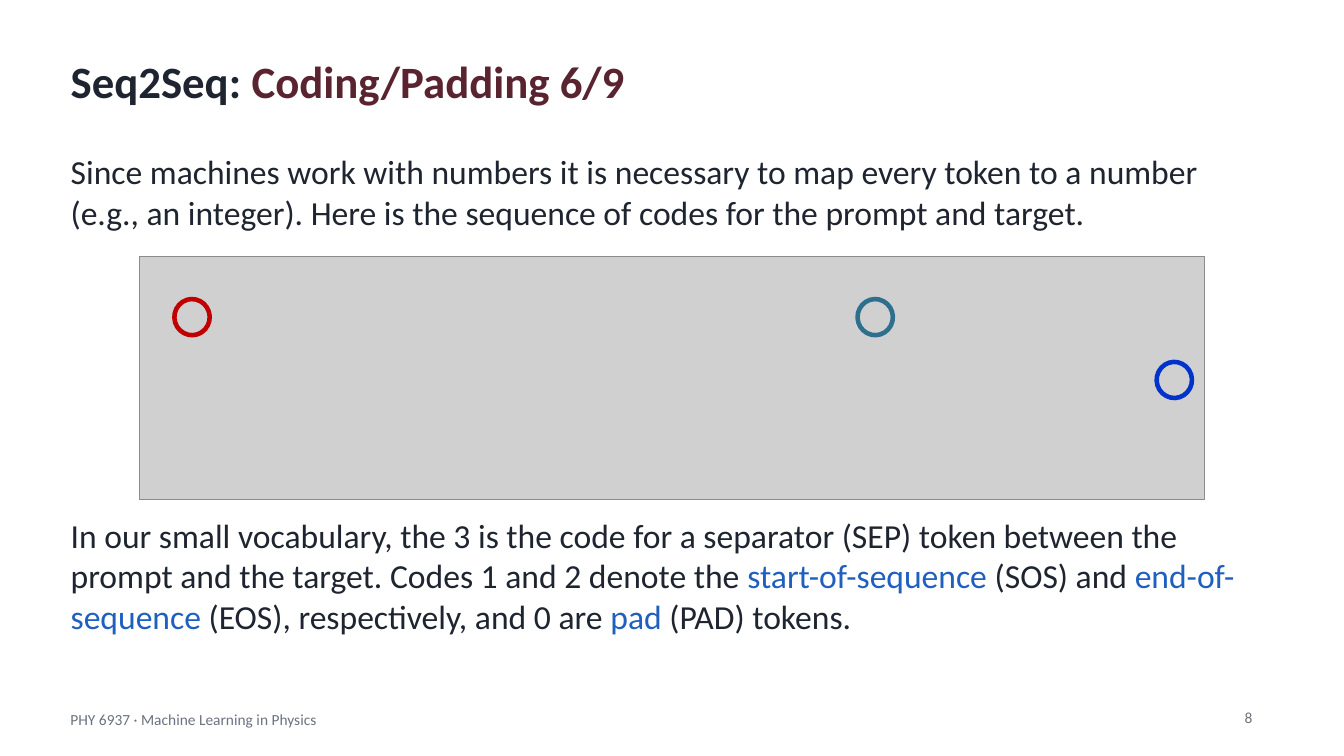
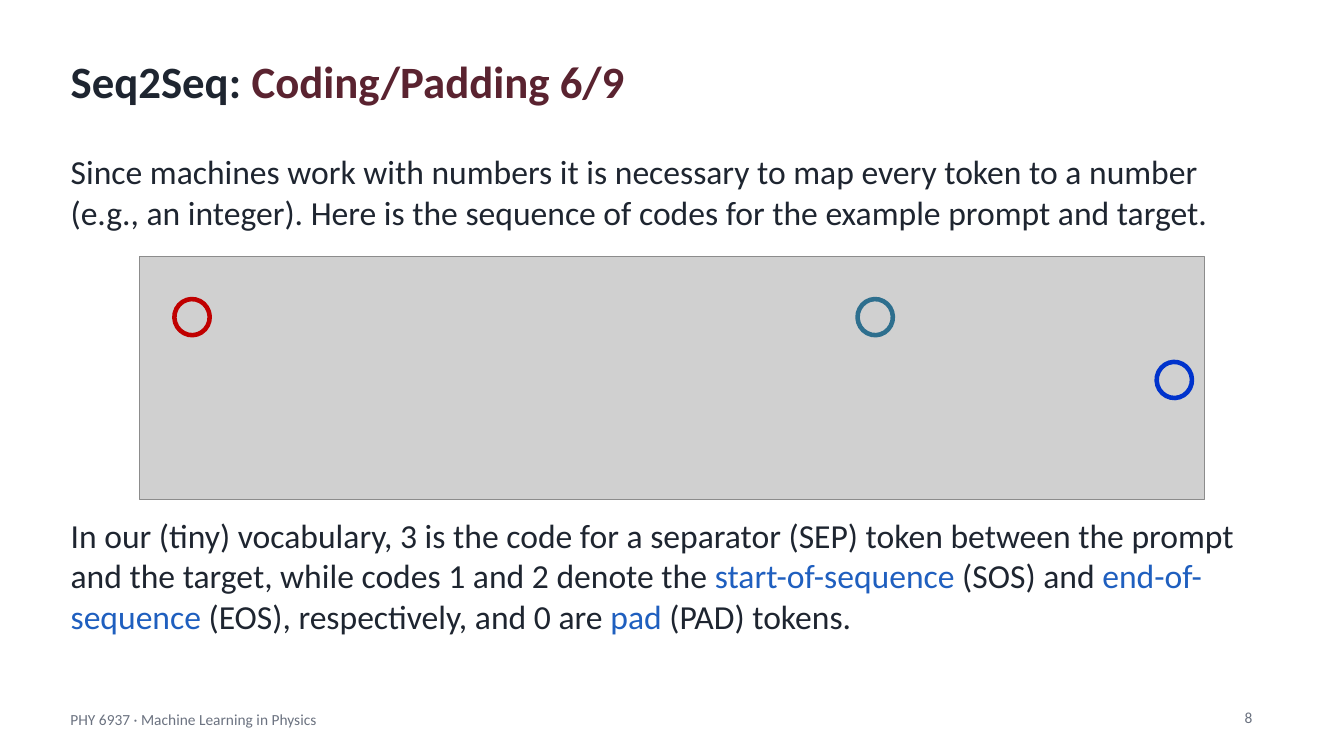
Before and after one commit to hbprosper/mlinphysics, a slide deck: slide 8 of Lectures/08.Transformers/Lecture_TNN.pptx. Drawn at 1344x756 pixels with LibreOffice and Linux fonts; fonts in the diff are those of the drawing; grey boxes stand for pictures. Boxes give left, top, right and bottom in pixels: in the first picture for what was removed or moved away, otherwise in the second. Text is boxed around its words. In the diff, an @@ line names an element or a change of style, - is before the commit and + after.

```diff
--- a/Lectures/08.Transformers/Lecture_TNN.pptx
+++ b/Lectures/08.Transformers/Lecture_TNN.pptx
@@ text at [71, 160, 1234, 635]: text changed @@
-Since machines work with numbers it is necessary to map every token to a number (e.g., an integer). Here is the sequence of codes for the prompt and target.
-In our small vocabulary, the 3 is the code for a separator (SEP) token between the prompt and the target. Codes 1 and 2 denote the start-of-sequence (SOS) and end-of-sequence (EOS), respectively, and 0 are pad (PAD) tokens.
+Since machines work with numbers it is necessary to map every token to a number (e.g., an integer). Here is the sequence of codes for the example prompt and target.
+In our (tiny) vocabulary, 3 is the code for a separator (SEP) token between the prompt and the target, while codes 1 and 2 denote the start-of-sequence (SOS) and end-of-sequence (EOS), respectively, and 0 are pad (PAD) tokens.
```
Also in this commit, not shown: 2 other slides changed, 1 other file.
